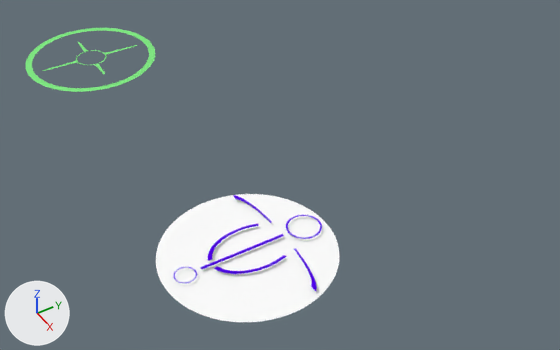
The Blender file ImportFiles/UIparts.blend, before and after one commit.
Rendered twice from a camera (50 mm lens) standing at (5.65, -2.97, 6.09) and looking at (-1.81, 1.51, -0.77). Lighting does not change. The marker at lower left points along +X, +Y and +Z.

Objects in the first picture: 'Circle', "Corl'e symbol".
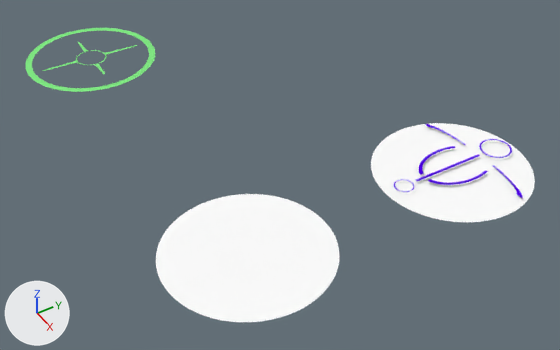
Location of each change, (x1, y1, x2, y2) in pixels of the pictures (560 x 350 px):
```json
{"object": "Corl'e symbol.001", "change": "added", "after": [371, 123, 535, 222], "faces in mat_corle2 (white #ffffff)": [371, 123, 535, 222], "faces in mat_corle1 (purple #5400e7)": [394, 124, 522, 198]}
{"part": 1, "of": "me_circle_001", "change": "deleted", "before": [174, 195, 322, 291], "on screen": "purple"}
```

The change, as JSON lines over the scene's bpy script:
```json
{"block": "me_circle_001", "where": "# used by ob_corl_e_symbol; location = (0.0, 0.0, 0.0)"}
{"op": "remove", "block": "me_circle_001", "code": "me_circle_001.from_pydata(...)  # 457 vertices, 255 faces; spans x -1.04..1.04, y -1.04..1.04, z -0.04..0.0"}
{"op": "remove", "block": "me_circle_001", "code": "me_circle_001.materials.append(mat_corle1)  # purple #5400e7"}
{"op": "add", "block": "me_circle_001", "code": "me_circle_001.from_pydata(...)  # 65 vertices, 64 faces; spans x -1.04..1.04, y -1.04..1.04, z -0.04"}
{"block": "me_circle_001", "change": "me_circle_001 part 1: 7 loose pieces with 392 vertices, spanning x -0.93..0.93, y -0.9..0.96, z 0.0, are deleted"}
{"op": "add", "block": "me_circle_002", "code": ["me_circle_002 = bpy.data.meshes.new('Circle.002')", "me_circle_002.from_pydata(...)  # 457 vertices, 255 faces; spans x -1.04..1.04, y -1.04..1.04, z -0.04..0.0", "# faces by material slot: [191, 64]", "me_circle_002.materials.append(mat_corle1)  # purple #5400e7", "me_circle_002.materials.append(mat_corle2)  # white #ffffff"]}
{"op": "add", "block": "ob_corl_e_symbol_001", "code": ["ob_corl_e_symbol_001 = bpy.data.objects.new(\"Corl'e symbol.001\", me_circle_002)", "ob_corl_e_symbol_001.location = (0.0, 3.0, 0.0)"]}
```
